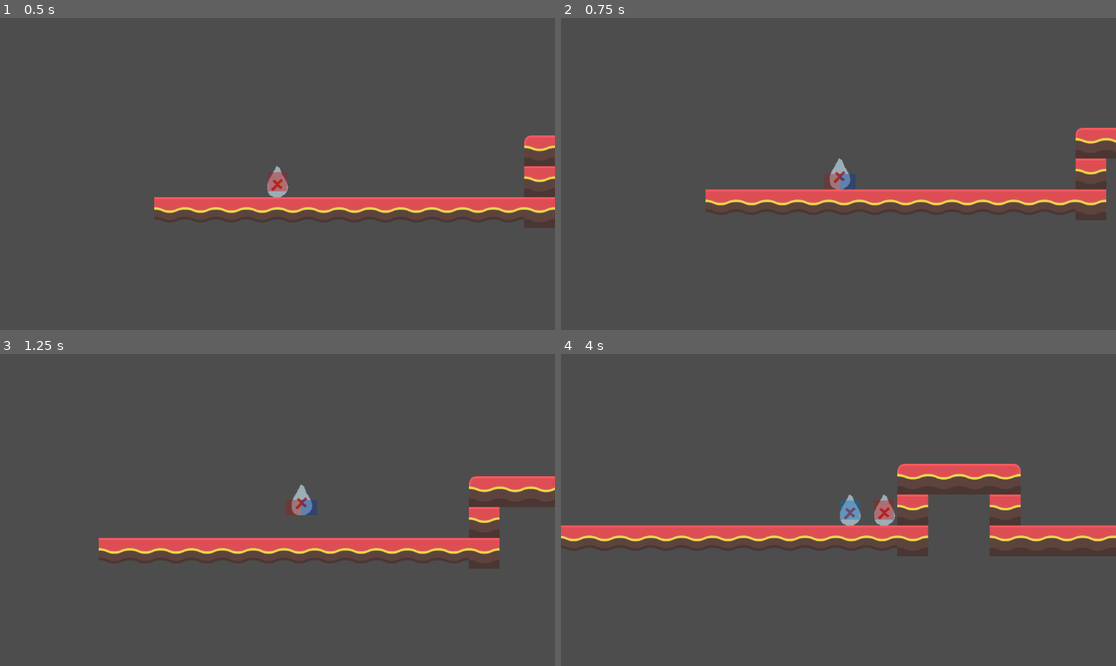
Above: before the commit, frames 1-4 (two rows, left to right).
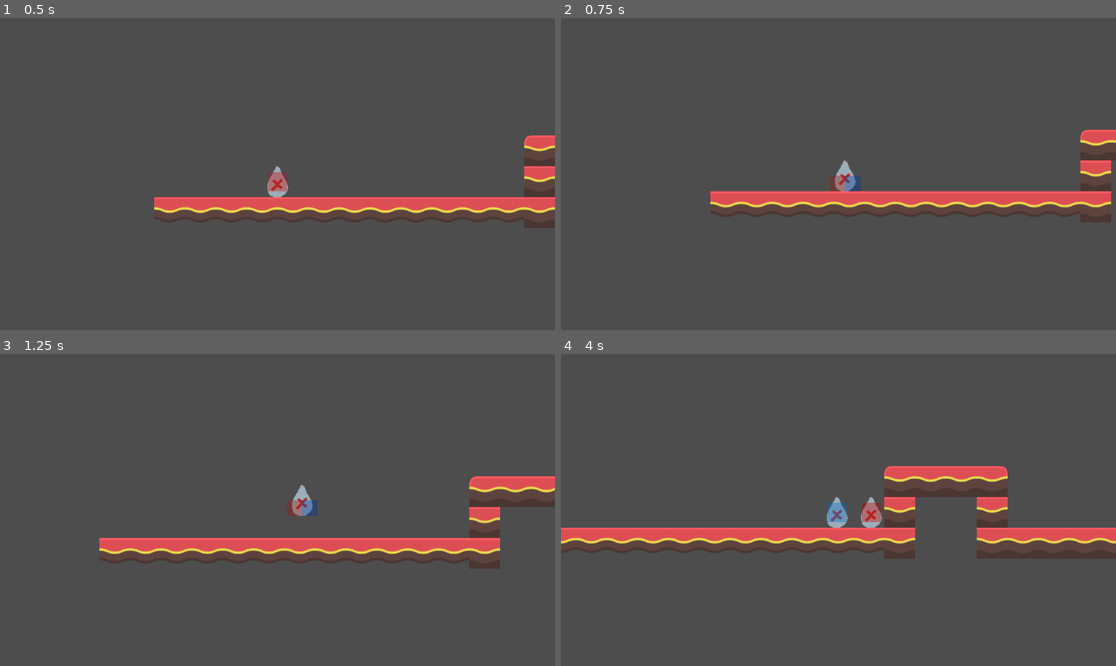
Above: after the commit, the same moments.

Repository: Jo-Meer/ldjam56
Game: Godot game, scene res://scenes/test_scenes/test_jonas.tscn
Two runs of this game, one before a commit and one after it. Both use one fixed random seed, a clock stepped at 60 frames per second and the inputs below. The engine's default icon, where the game draws it, is replaced by a stand-in: a white triangle on a blue panel in a dark square.
Inputs:
- Up to frame 1 (0.5 s): no input
- Up to frame 2 (0.75 s): hold D (move_right) from 0.53 s (still down); tap T (merge) at 0.6 s
- Up to frame 3 (1.25 s): keep holding D (move_right); tap Space (jump) at 0.77 s; tap E (next_creature) at 0.8 s
- Up to frame 4 (4 s): tap E (next_creature) at 1.35, 3.8 s; tap Space (jump) at 1.52, 3.02, 3.77 s; tap Q (prev_creature) at 1.55, 2.1 s; release D (move_right) at 2.03 s; hold A (move_left) 2.03-2.78 s; tap R (split) at 2.3, 2.85 s; hold D (move_right) from 2.78 s (still down); tap T (merge) at 3.05, 3.6 s

Frame 1 is identical in both runs. In frame 2, 3.2% of the frame differs, in the area x 26-100%, y 35-66%; in frame 3, 0.3%; in frame 4, 6.0%, in the area x 0-100%, y 35-66%.

Commit message:
add smooth camera transition on character change

Diff:
--- a/creatures/air.tscn
+++ b/creatures/air.tscn
@@ -20,9 +20,6 @@
 shape = SubResource("RectangleShape2D_hog4m")
 one_way_collision_margin = 0.0
 
-[node name="Camera2D" type="Camera2D" parent="."]
-position_smoothing_enabled = true
-
 [node name="ColorRect" type="ColorRect" parent="."]
 offset_left = -20.0
 offset_top = -20.0
--- a/creatures/avatar.tscn
+++ b/creatures/avatar.tscn
@@ -19,6 +19,3 @@
 position = Vector2(0, 3)
 shape = SubResource("CapsuleShape2D_kokif")
 one_way_collision_margin = 0.0
-
-[node name="Camera2D" type="Camera2D" parent="."]
-position_smoothing_enabled = true
--- a/creatures/earth.tscn
+++ b/creatures/earth.tscn
@@ -20,9 +20,6 @@
 shape = SubResource("RectangleShape2D_hog4m")
 one_way_collision_margin = 0.0
 
-[node name="Camera2D" type="Camera2D" parent="."]
-position_smoothing_enabled = true
-
 [node name="ColorRect" type="ColorRect" parent="."]
 offset_left = -20.0
 offset_top = -20.0
--- a/creatures/fire.tscn
+++ b/creatures/fire.tscn
@@ -20,9 +20,6 @@
 shape = SubResource("RectangleShape2D_hog4m")
 one_way_collision_margin = 0.0
 
-[node name="Camera2D" type="Camera2D" parent="."]
-position_smoothing_enabled = true
-
 [node name="ColorRect" type="ColorRect" parent="."]
 offset_left = -20.0
 offset_top = -20.0
--- a/creatures/ice.tscn
+++ b/creatures/ice.tscn
@@ -21,9 +21,6 @@
 shape = SubResource("RectangleShape2D_hog4m")
 one_way_collision_margin = 0.0
 
-[node name="Camera2D" type="Camera2D" parent="."]
-position_smoothing_enabled = true
-
 [node name="ColorRect" type="ColorRect" parent="."]
 offset_left = -32.0
 offset_bottom = 32.0
--- a/creatures/light.tscn
+++ b/creatures/light.tscn
@@ -20,9 +20,6 @@
 shape = SubResource("RectangleShape2D_hog4m")
 one_way_collision_margin = 0.0
 
-[node name="Camera2D" type="Camera2D" parent="."]
-position_smoothing_enabled = true
-
 [node name="ColorRect" type="ColorRect" parent="."]
 offset_left = -32.0
 offset_bottom = 32.0
--- a/creatures/metal.tscn
+++ b/creatures/metal.tscn
@@ -22,9 +22,6 @@
 shape = SubResource("RectangleShape2D_hog4m")
 one_way_collision_margin = 0.0
 
-[node name="Camera2D" type="Camera2D" parent="."]
-position_smoothing_enabled = true
-
 [node name="ColorRect" type="ColorRect" parent="."]
 offset_left = -32.0
 offset_bottom = 32.0
--- a/creatures/mud.tscn
+++ b/creatures/mud.tscn
@@ -20,9 +20,6 @@
 shape = SubResource("RectangleShape2D_hog4m")
 one_way_collision_margin = 0.0
 
-[node name="Camera2D" type="Camera2D" parent="."]
-position_smoothing_enabled = true
-
 [node name="ColorRect" type="ColorRect" parent="."]
 offset_left = -32.0
 offset_bottom = 32.0
--- a/creatures/sand.tscn
+++ b/creatures/sand.tscn
@@ -20,9 +20,6 @@
 shape = SubResource("RectangleShape2D_hog4m")
 one_way_collision_margin = 0.0
 
-[node name="Camera2D" type="Camera2D" parent="."]
-position_smoothing_enabled = true
-
 [node name="ColorRect" type="ColorRect" parent="."]
 offset_left = -32.0
 offset_bottom = 32.0
--- a/creatures/steam.tscn
+++ b/creatures/steam.tscn
@@ -22,9 +22,6 @@
 shape = SubResource("RectangleShape2D_hog4m")
 one_way_collision_margin = 0.0
 
-[node name="Camera2D" type="Camera2D" parent="."]
-position_smoothing_enabled = true
-
 [node name="ColorRect" type="ColorRect" parent="."]
 offset_left = -32.0
 offset_bottom = 32.0
--- a/creatures/water.tscn
+++ b/creatures/water.tscn
@@ -20,9 +20,6 @@
 shape = SubResource("RectangleShape2D_hog4m")
 one_way_collision_margin = 0.0
 
-[node name="Camera2D" type="Camera2D" parent="."]
-position_smoothing_enabled = true
-
 [node name="ColorRect" type="ColorRect" parent="."]
 offset_left = -20.0
 offset_top = -20.0
--- a/scenes/test_scenes/mud.tscn
+++ b/scenes/test_scenes/mud.tscn
@@ -1,11 +1,9 @@
-[gd_scene load_steps=4 format=4 uid="uid://radu8ep8ly2y"]
+[gd_scene load_steps=3 format=4 uid="uid://radu8ep8ly2y"]
 
-[ext_resource type="Script" path="res://scripts/level.gd" id="1_8qdxy"]
 [ext_resource type="TileSet" uid="uid://cmgfutv0oul4w" path="res://tiles/example.tres" id="2_xbjyh"]
 [ext_resource type="PackedScene" uid="uid://bljut2rijnhk" path="res://creatures/avatar.tscn" id="3_jwphb"]
 
 [node name="Mud" type="Node2D"]
-script = ExtResource("1_8qdxy")
 
 [node name="TileMapLayer" type="TileMapLayer" parent="."]
 tile_map_data = PackedByteArray("AAD8/wIAAQAGAAAAAAD9/wIAAQAGAAAAAAD+/wIAAQAGAAAAAAD//wIAAQAGAAAAAAAAAAIAAQAGAAAAAAABAA …(736 unchanged characters)…
--- a/scenes/test_scenes/test_jonas.tscn
+++ b/scenes/test_scenes/test_jonas.tscn
@@ -16,3 +16,4 @@
 [node name="Fire" parent="Base" instance=ExtResource("4_775tp")]
 
 [node name="Water" parent="Base" instance=ExtResource("4_u7yjt")]
+coyote_time = 0.0
--- a/scripts/level.gd
+++ b/scripts/level.gd
@@ -11,6 +11,7 @@
 
 var merge_timer: SceneTreeTimer
 
+var main_camera: Camera2D
 
 func active_creature() -> Player:
 	return instances[active]
@@ -23,8 +24,14 @@
 
 	instances[active].activate()
 
-
-	pass
+	main_camera = Camera2D.new()
+	main_camera.position_smoothing_enabled = true
+	add_child(main_camera)
+	main_camera.make_current()
+
+
+func _process(_delta: float) -> void:
+	main_camera.position = active_creature().position
 
 func _physics_process(_delta: float) -> void:
 	if Input.is_action_just_pressed("split"):
@@ -213,4 +220,5 @@
 
 	active_creature().deactivate()
 	instances[creature].activate()
+	main_camera.transform.origin = Vector2.ZERO
 	active = creature
--- a/scripts/player_controller.gd
+++ b/scripts/player_controller.gd
@@ -156,13 +156,13 @@
 	is_active = true
 	activated.emit()
 	z_index = 10
-	$Camera2D.enabled = true
+	# $Camera2D.enabled = true
 
 func deactivate():
 	is_active = false
 	deactivated.emit()
 	z_index = 0
-	$Camera2D.enabled = false
+	# $Camera2D.enabled = false
 
 
 func calc_horizontal_velocity(current_x: float, input_x: float, delta):
Not shown: 1 places in creatures/ice.tscn that only renumber resources
Not shown: 1 places in creatures/metal.tscn that only renumber resources
